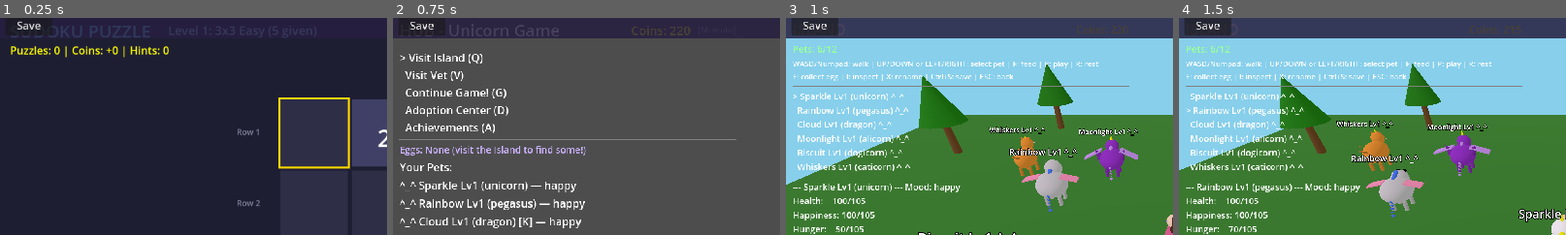
Above: before the commit, frames 1-4 (left to right).
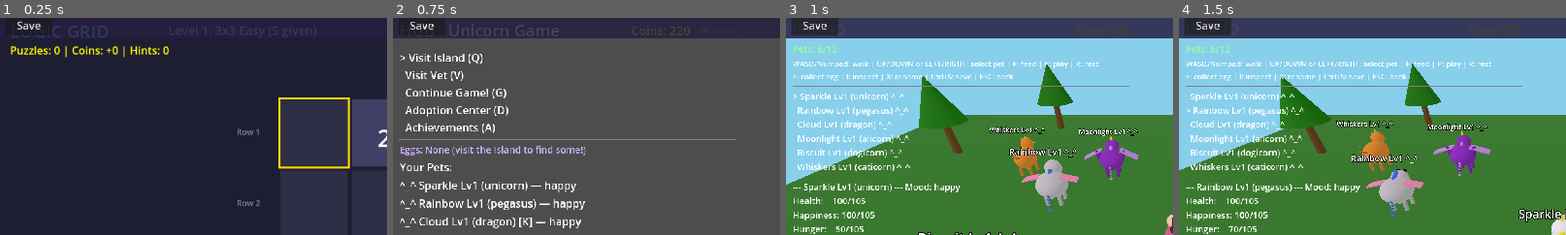
Above: after the commit, the same moments.

Repository: cooneycw/unicorn-game
Game: Godot game, scene res://scenes/SudokuGame.tscn
Two runs of this game, one before a commit and one after it. Both use one fixed random seed, a clock stepped at 60 frames per second and the inputs below. This scene is started directly instead of the project's main scene.
Inputs:
- Up to frame 1 (0.25 s): no input
- Up to frame 2 (0.75 s): tap Enter at 0.5 s; hold D from 0.53 s (still down); tap B at 0.6 s
- Up to frame 3 (1 s): keep holding D; tap Space at 0.77 s
- Up to frame 4 (1.5 s): tap Space at 1.07 s; release D at 1.28 s; hold Down from 1.28 s (still down); tap F at 1.35 s
The pictures show only the part of the screen within x 0-50%, y 1-51%; the shares and areas given below are measured in that part.

The runs differ from the first frame. In frame 1, 0.4% of the frame differs, in the area x 9-39%, y 3-9%; in frame 2, nothing differs; in frame 3, nothing differs; in frame 4, nothing differs.

Commit message:
fix: rename Sudoku to Logic Grid (Latin square naming fix) (Closes #65)
The mini-game validates row+column uniqueness only (no sub-grid constraints),
making it a Latin square puzzle, not Sudoku. Rename all user-facing text to
"Logic Grid" and migrate the save data key from "sudoku" to "logic_grid".

Co-Authored-By: Claude Opus 4.6 <noreply@anthropic.com>

Diff:
--- a/scripts/AchievementManager.gd
+++ b/scripts/AchievementManager.gd
@@ -17,8 +17,8 @@
 	"animal_ark": {"name": "Animal Ark", "desc": "Own one of every pet type", "reward": 100},
 	"koala_friend": {"name": "Koala Friend", "desc": "Have a pet with a koala rider", "reward": 20},
 	"math_whiz": {"name": "Math Whiz", "desc": "Get 20 correct in Math Challenge", "reward": 40},
-	"puzzle_solver": {"name": "Puzzle Solver", "desc": "Complete 5 Sudoku puzzles", "reward": 30},
-	"no_hints": {"name": "No Hints Needed", "desc": "Complete a Sudoku without hints", "reward": 20},
+	"puzzle_solver": {"name": "Puzzle Solver", "desc": "Complete 5 Logic Grid puzzles", "reward": 30},
+	"no_hints": {"name": "No Hints Needed", "desc": "Complete a Logic Grid without hints", "reward": 20},
 	"spelling_bee": {"name": "Spelling Bee", "desc": "Get 15 correct in Spelling Game", "reward": 35},
 	"word_master": {"name": "Word Master", "desc": "Get 10 correct on Hard spelling", "reward": 50},
 	"kind_heart": {"name": "Kind Heart", "desc": "Adopt your first pet to a loving family", "reward": 25},
@@ -132,7 +132,7 @@
 	if correct_count >= 20:
 		_try_unlock("math_whiz")
 
-func check_sudoku_complete(puzzles_completed: int, hints_used: int):
+func check_logic_grid_complete(puzzles_completed: int, hints_used: int):
 	if puzzles_completed >= 5:
 		_try_unlock("puzzle_solver")
 	if hints_used == 0:
--- a/scripts/GameManager.gd
+++ b/scripts/GameManager.gd
@@ -44,7 +44,7 @@
 var game_levels: Dictionary = {
 	"math": 1,
 	"spelling": 1,
-	"sudoku": 1,
+	"logic_grid": 1,
 	"treat_catch": 1,
 	"memory": 1,
 }
@@ -52,7 +52,7 @@
 const GAME_MAX_LEVELS: Dictionary = {
 	"math": 10,
 	"spelling": 10,
-	"sudoku": 6,
+	"logic_grid": 6,
 	"treat_catch": 5,
 	"memory": 5,
 }
@@ -161,7 +161,9 @@
 	# Restore game levels
 	var saved_levels = data.get("game_levels", {})
 	for key in saved_levels.keys():
-		game_levels[key] = int(saved_levels[key])
+		# Migrate old "sudoku" key to "logic_grid"
+		var mapped_key = "logic_grid" if key == "sudoku" else key
+		game_levels[mapped_key] = int(saved_levels[key])
 
 	# Restore pending mini-game (force return to same game on ESC)
 	pending_game = str(data.get("pending_game", ""))
--- a/scripts/SudokuGame.gd
+++ b/scripts/SudokuGame.gd
@@ -1,6 +1,6 @@
 extends Node2D
 
-# Sudoku — 6 auto-advancing levels
+# Logic Grid — 6 auto-advancing levels
 # L1-3: 3x3 Latin square (5/4/3 givens)
 # L4-6: 4x4 Latin square (10/8/6 givens)
 # Advance: Complete puzzle without using any hints
@@ -53,7 +53,7 @@
 	audio_manager = get_tree().root.get_node_or_null("AudioManager")
 	game_manager.pending_game = "res://scenes/SudokuGame.tscn"
 
-	_level = game_manager.get_game_level("sudoku")
+	_level = game_manager.get_game_level("logic_grid")
 
 	var viewport_size = get_viewport().get_visible_rect().size
 	if viewport_size.x > 0:
@@ -73,7 +73,7 @@
 
 	# Title
 	var title = Label.new()
-	title.text = "SUDOKU PUZZLE"
+	title.text = "LOGIC GRID"
 	title.position = Vector2(15, 10)
 	title.add_theme_font_size_override("font_size", 26)
 	title.add_theme_color_override("font_color", Color(0.4, 0.8, 1.0))
@@ -308,13 +308,13 @@
 
 	var achievement_mgr = get_tree().root.get_node_or_null("AchievementManager")
 	if achievement_mgr:
-		achievement_mgr.check_sudoku_complete(_puzzles_completed, _hints_used)
+		achievement_mgr.check_logic_grid_complete(_puzzles_completed, _hints_used)
 		achievement_mgr.check_all()
 
 	# Auto-advance if no hints used
 	var leveled_up = false
 	if _hints_used == 0:
-		var new_level = game_manager.advance_game_level("sudoku")
+		var new_level = game_manager.advance_game_level("logic_grid")
 		if new_level > _level:
 			leveled_up = true
 			_level = new_level
Not shown, changed: CLAUDE.md
